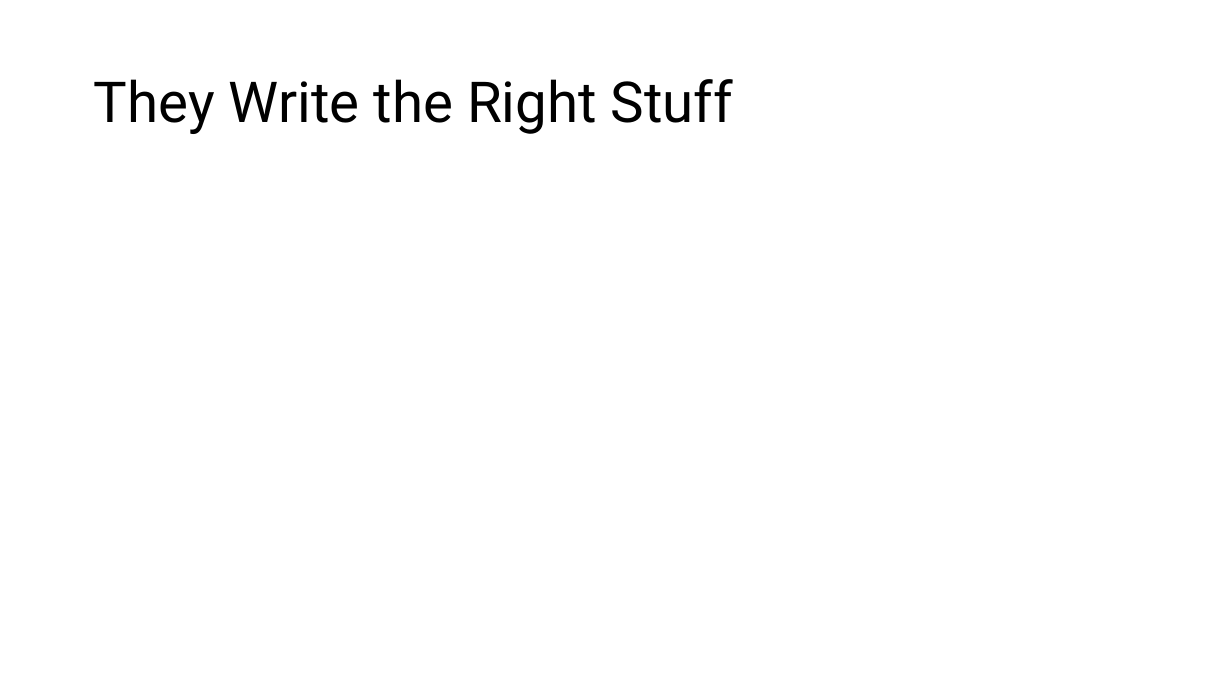
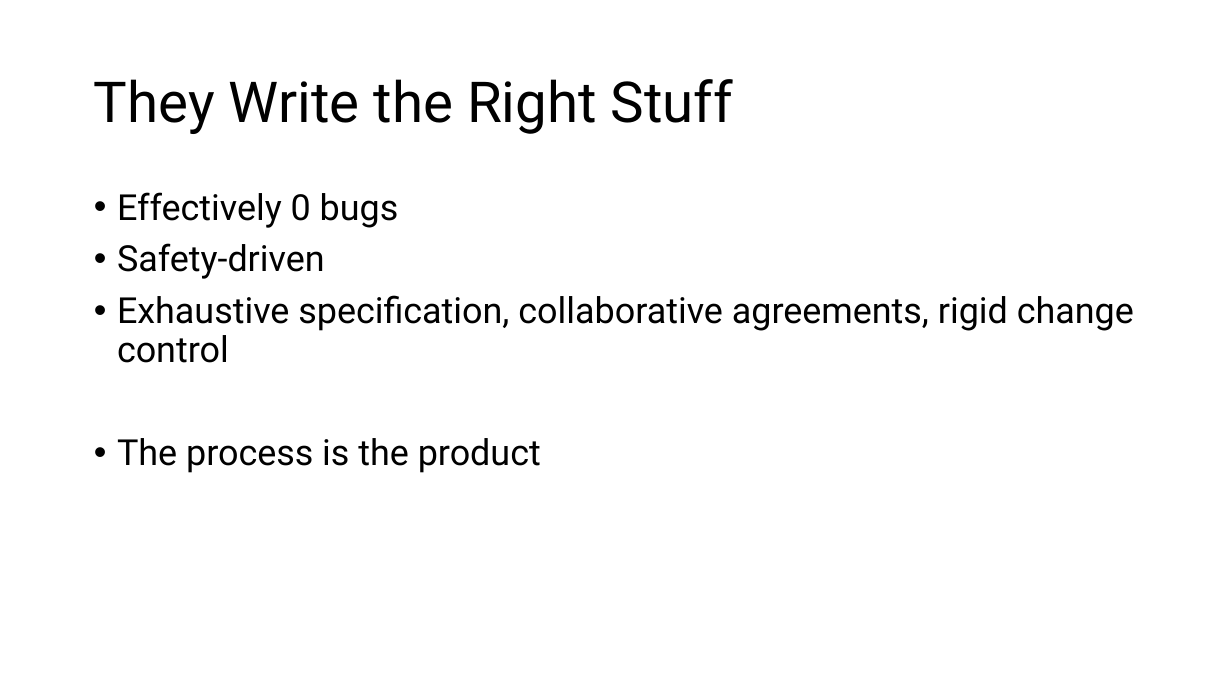
Before and after one commit to CyberDave80/AI2C-Prereqs, a slide deck: slide 3 of lesson09/Clean Code/Writing Clean Code.pptx. Drawn at 1232x693 pixels with LibreOffice and Linux fonts; fonts in the diff are those of the drawing. Boxes give left, top, right and bottom in pixels: in the first picture for what was removed or moved away, otherwise in the second. Text is boxed around its words. In the diff, an @@ line names an element or a change of style, - is before the commit and + after.

```diff
--- a/lesson09/Clean Code/Writing Clean Code.pptx
+++ b/lesson09/Clean Code/Writing Clean Code.pptx
@@ text added at (117, 192, 1134, 473), 28 pt, text #000000 @@
+• Effectively 0 bugs
+• Safety-driven
+• Exhaustive specification, collaborative agreements, rigid change control
+• The process is the product
```
Also in this commit, not shown: 6 other slides changed, 4 slides added, 3 slides removed, 1 other file.
